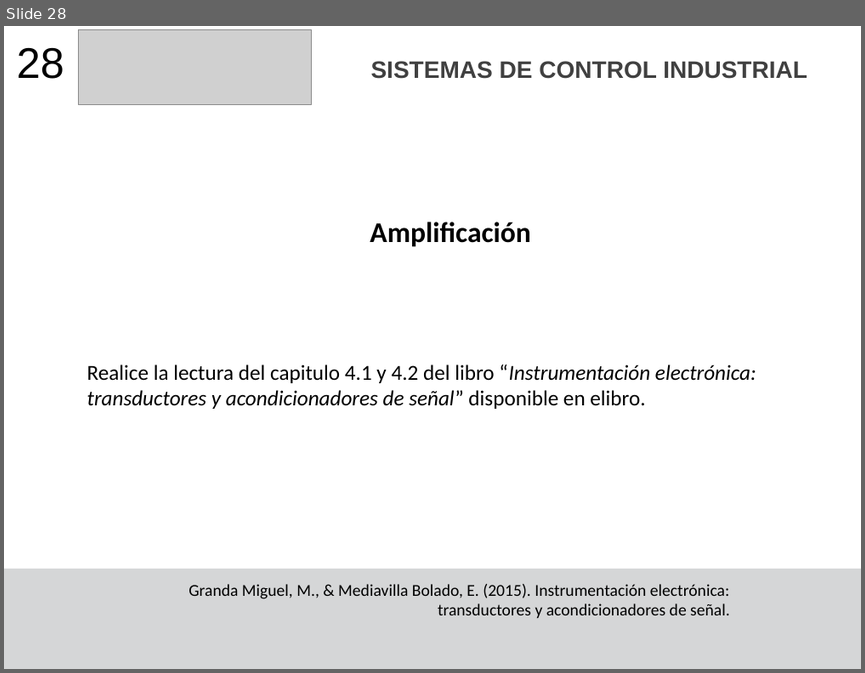
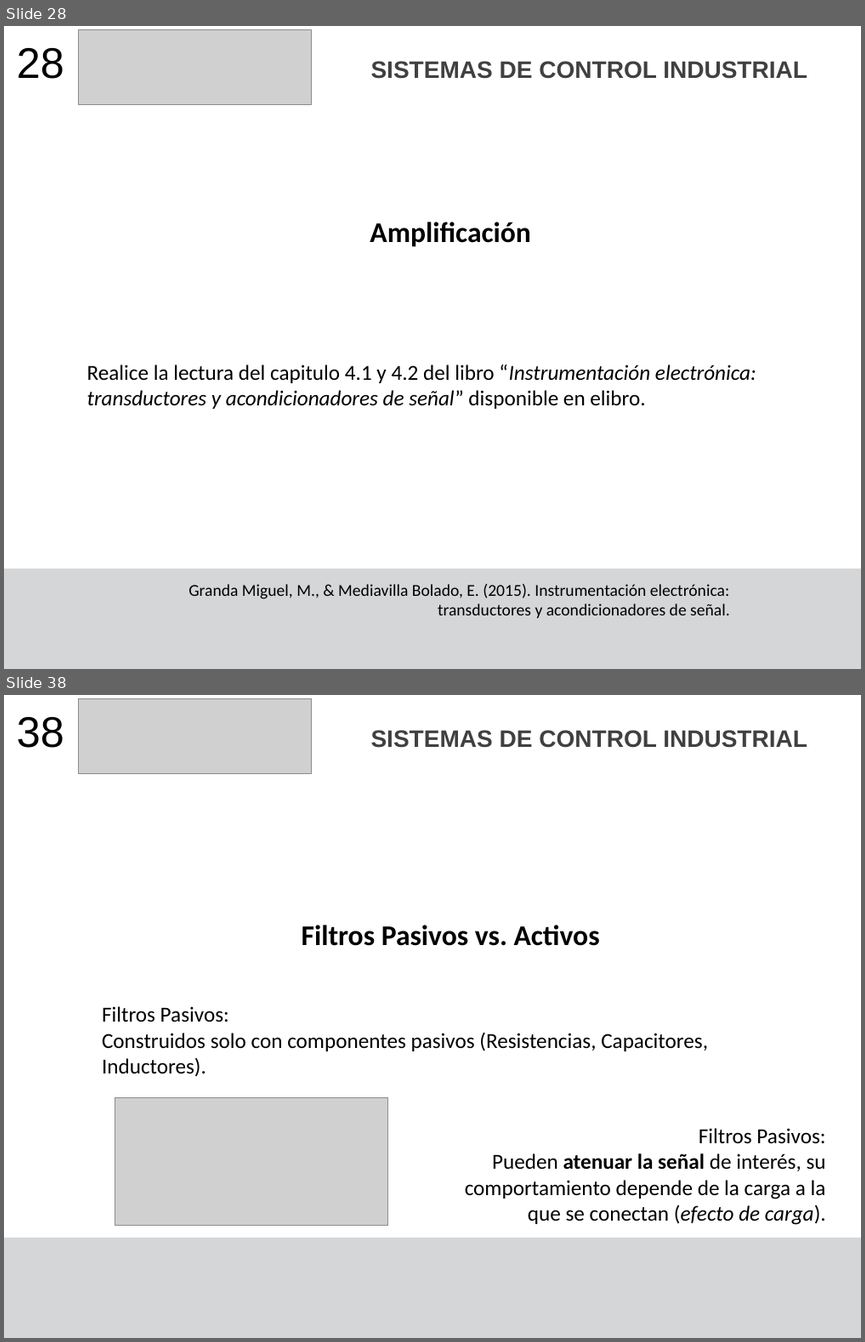
Before and after one commit to F4bian1012/Sistemas_De_Contro_Industrial, a slide deck: Lesson_5-6/Acondicionamiento_Señales.pptx. Shown one above the other, each under a label of ours: slide 28 before the commit, slides 28 and 38 after it; the slides between them are not shown. The pictures are 865x673 and 865x1342 pixels, drawn with LibreOffice and Linux fonts; fonts in the diff are those of the drawing; grey boxes stand for pictures. Boxes give left, top, right and bottom in pixels: in the first picture for what was removed or moved away, otherwise in the second. Text is boxed around its words. In the diff, an @@ line names an element or a change of style, - is before the commit and + after.

```diff
--- a/Lesson_5-6/Acondicionamiento_Señales.pptx
+++ b/Lesson_5-6/Acondicionamiento_Señales.pptx
@@ slide 38 added at box(4, 695, 861, 1338), background #FFFFFF; not listed: 1 template element that a slide beside it also shows @@
@@ text added at box(17, 716, 64, 748), 36 pt, text #000000 @@
+38
@@ picture added at box(79, 699, 312, 774) @@
@@ text added at box(371, 730, 807, 748), 20 pt, text #404040, bold @@
+SISTEMAS DE CONTROL INDUSTRIAL
@@ title added at box(302, 925, 600, 946), 24 pt, text #000000, bold @@
+Filtros Pasivos vs. Activos
@@ text added at box(102, 1006, 708, 1077), 18 pt, text #000000 @@
+Filtros Pasivos:
+Construidos solo con componentes pasivos (Resistencias, Capacitores, Inductores).
@@ picture added at box(114, 1097, 388, 1225) @@
@@ text added at box(465, 1128, 826, 1225), 18 pt, text #000000 @@
+Filtros Pasivos:
+Pueden atenuar la señal de interés, su comportamiento depende de la carga a la que se conectan (efecto de carga).
```
Also in this commit, not shown: 2 slides changed, 20 other slides added, 4 other files.
